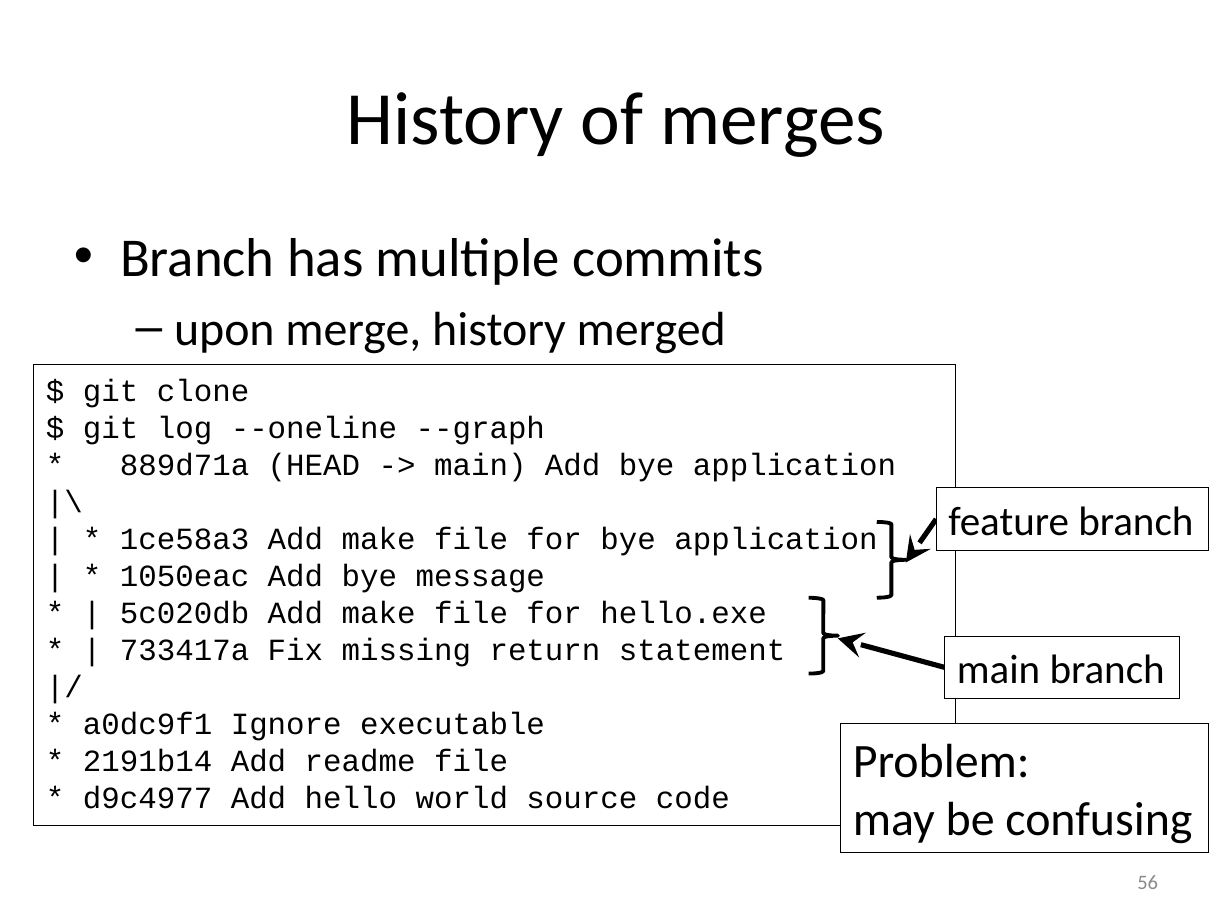
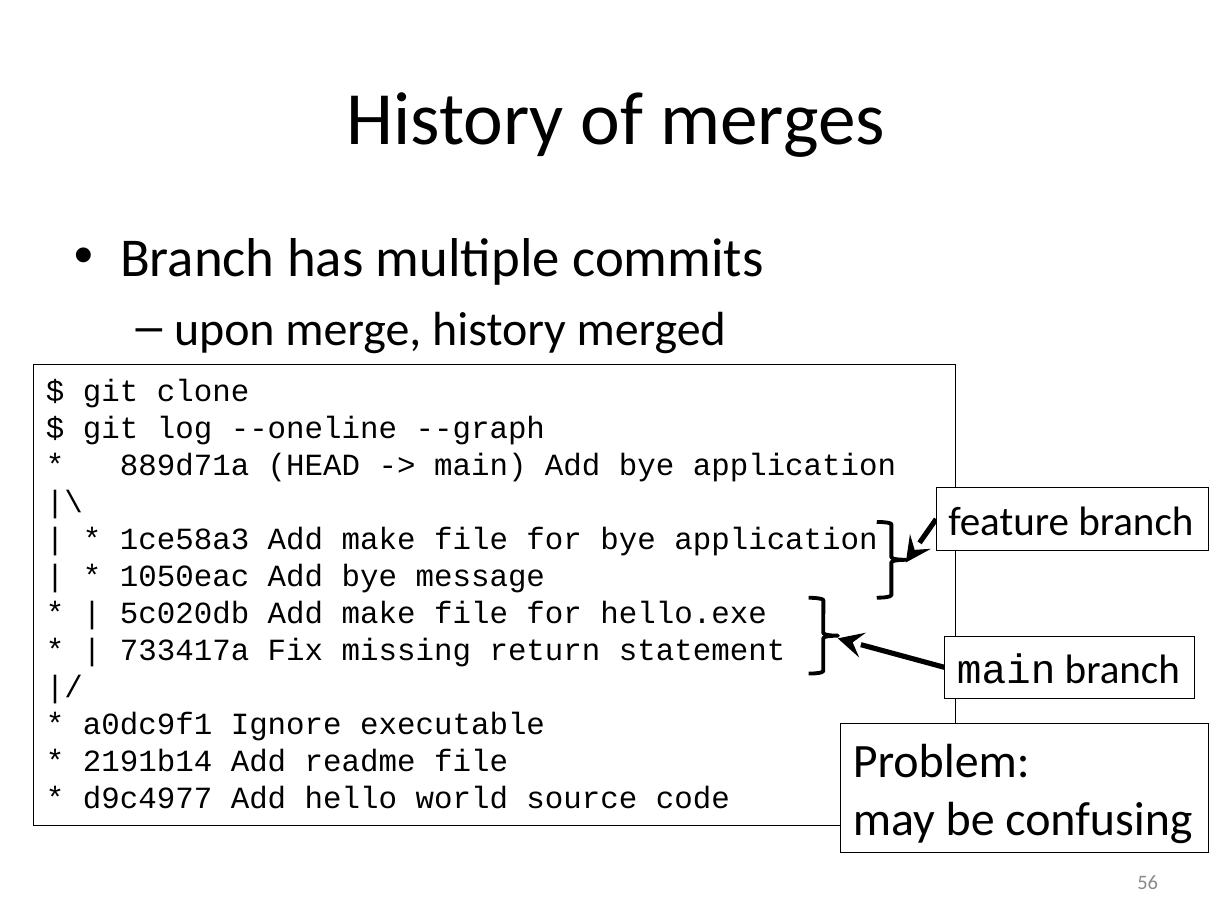
Before and after one commit to gjbex/Version-control-with-git, a slide deck: slide 56 of version_control_git.pptx. Drawn at 1232x924 pixels with LibreOffice and Linux fonts; fonts in the diff are those of the drawing. Boxes give left, top, right and bottom in pixels: in the first picture for what was removed or moved away, otherwise in the second. Text is boxed around its words. In the diff, an @@ line names an element or a change of style, - is before the commit and + after.

Commit message:
Fix fonts for branch names

```diff
--- a/version_control_git.pptx
+++ b/version_control_git.pptx
@@ rectangle "main branch": place and size @@
-rectangle "main branch" at box(945, 637, 1180, 699)
+rectangle "main branch" at box(945, 637, 1195, 699)
@@ rectangle "main branch" at box(945, 637, 1195, 699): font Calibri to Courier New in "main" @@
```
Also in this commit, not shown: 5 other slides changed.
